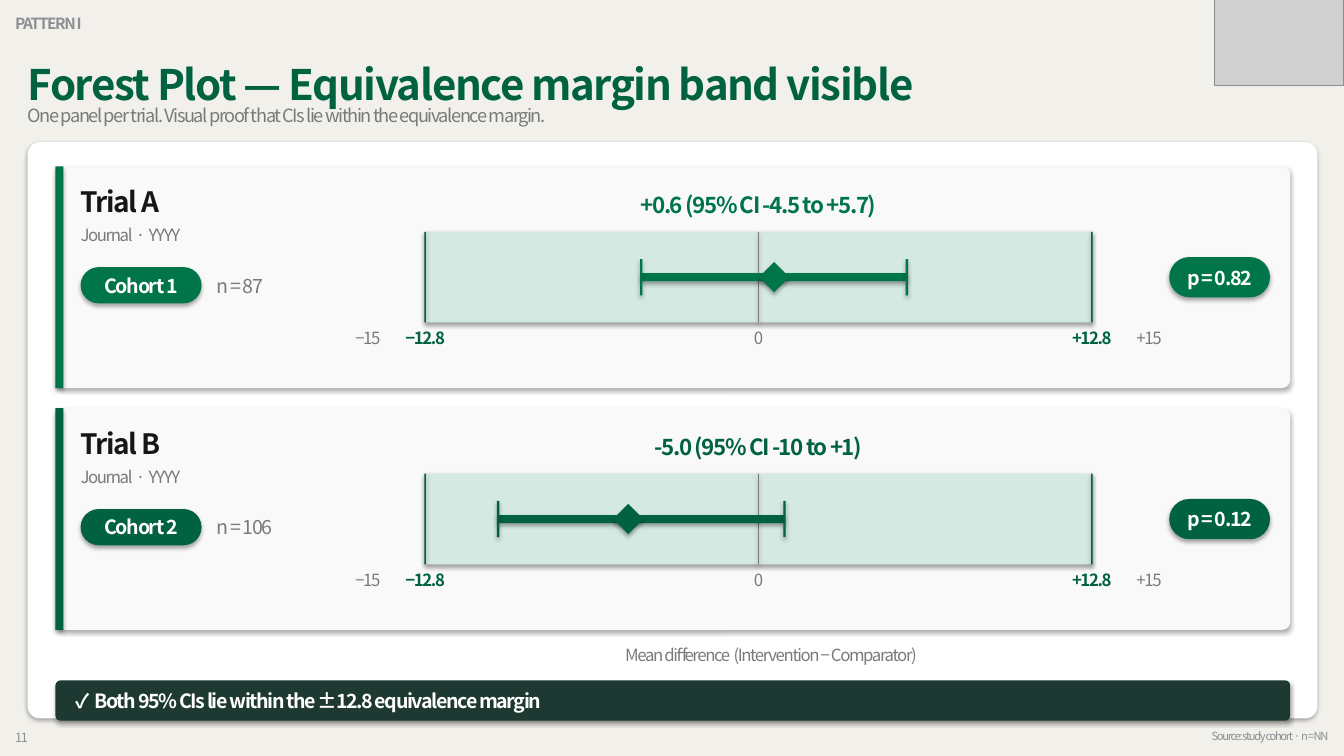
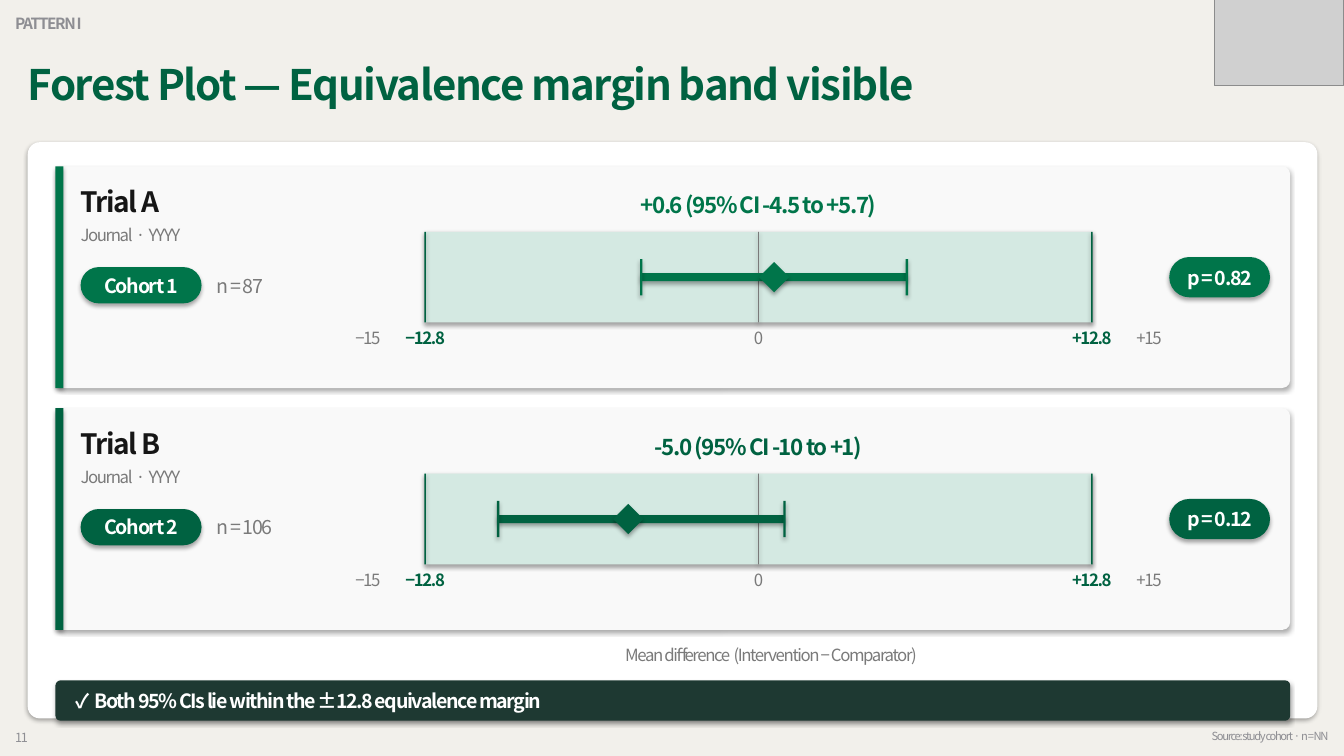
Before and after one commit to grotyx/medical-ppt-design, a slide deck: slide 11 of backbone_slides.pptx. Drawn at 1344x756 pixels with LibreOffice and Linux fonts; fonts in the diff are those of the drawing; grey boxes stand for pictures. Boxes give left, top, right and bottom in pixels: in the first picture for what was removed or moved away, otherwise in the second. Text is boxed around its words. In the diff, an @@ line names an element or a change of style, - is before the commit and + after.

```diff
--- a/backbone_slides.pptx
+++ b/backbone_slides.pptx
@@ text removed at box(28, 103, 546, 127) @@
-One panel per trial. Visual proof that CIs lie within the equivalence margin.
```
Also in this commit, not shown: 8 other slides changed, 1 other file.
